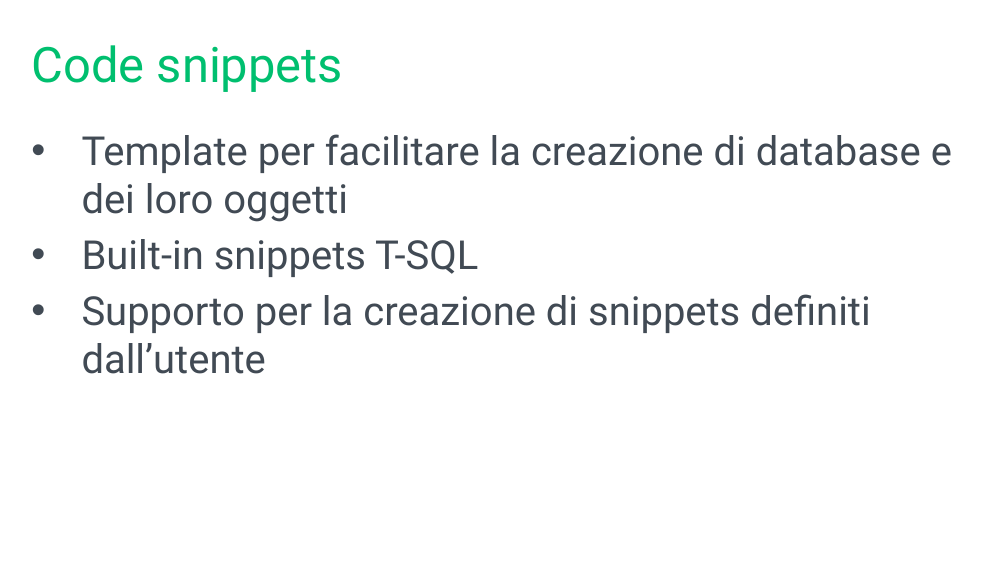
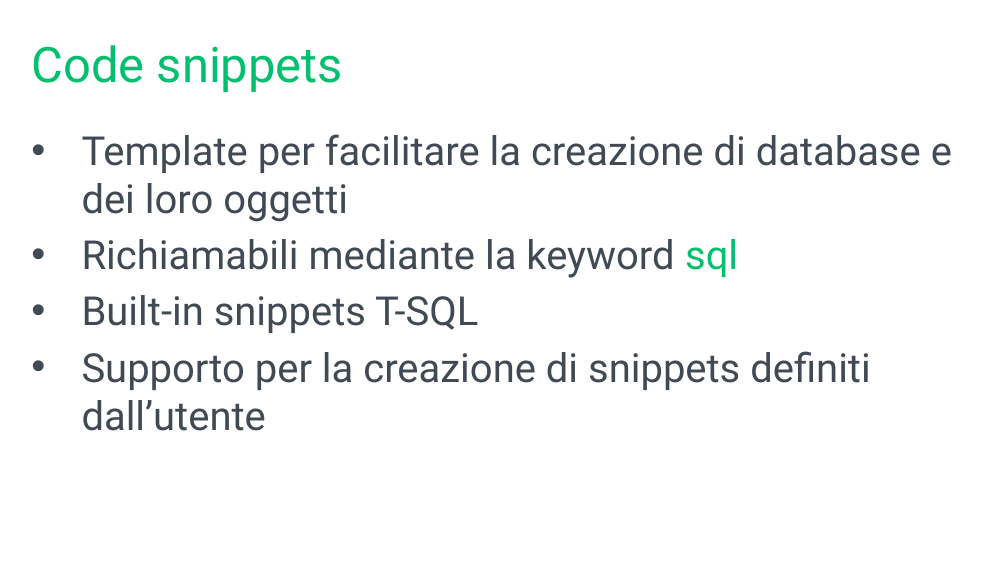
Before and after one commit to mrg3d/demo-opsstudio-repo, a slide deck: slide 14 of Introducing SQL Operations Studio.pptx. Drawn at 1008x567 pixels with LibreOffice and Linux fonts; fonts in the diff are those of the drawing; background and template pictures are left out. Boxes give left, top, right and bottom in pixels: in the first picture for what was removed or moved away, otherwise in the second. Text is boxed around its words. In the diff, an @@ line names an element or a change of style, - is before the commit and + after.

```diff
--- a/Introducing SQL Operations Studio.pptx
+++ b/Introducing SQL Operations Studio.pptx
@@ text at box(82, 239, 738, 278): paragraph added @@
+• Richiamabili mediante la keyword sql
```
Also in this commit, not shown: 6 other slides changed.
